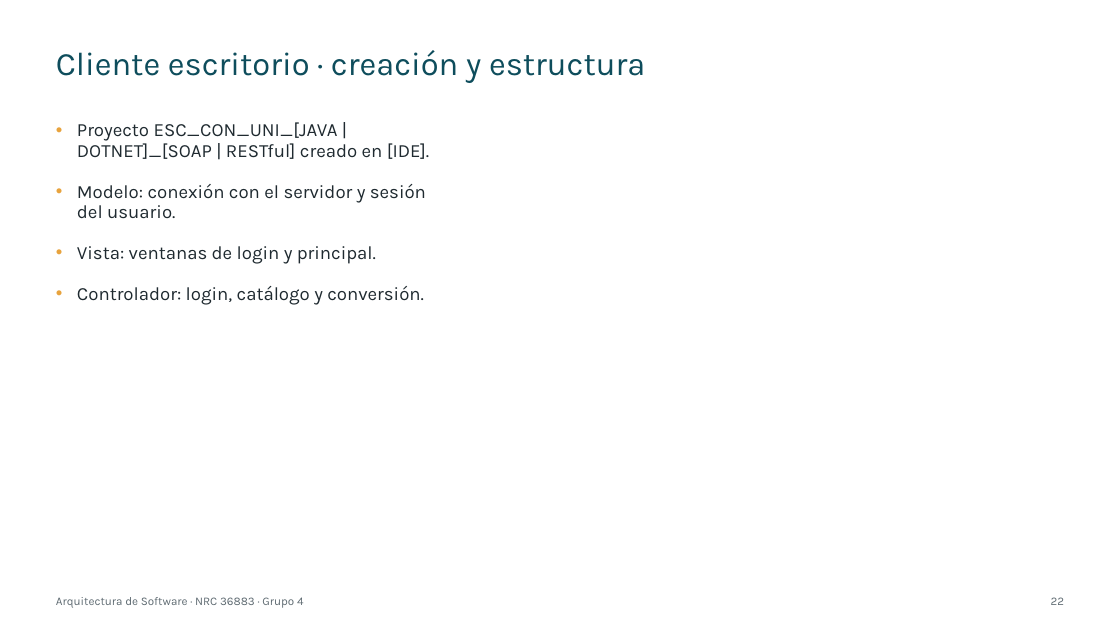
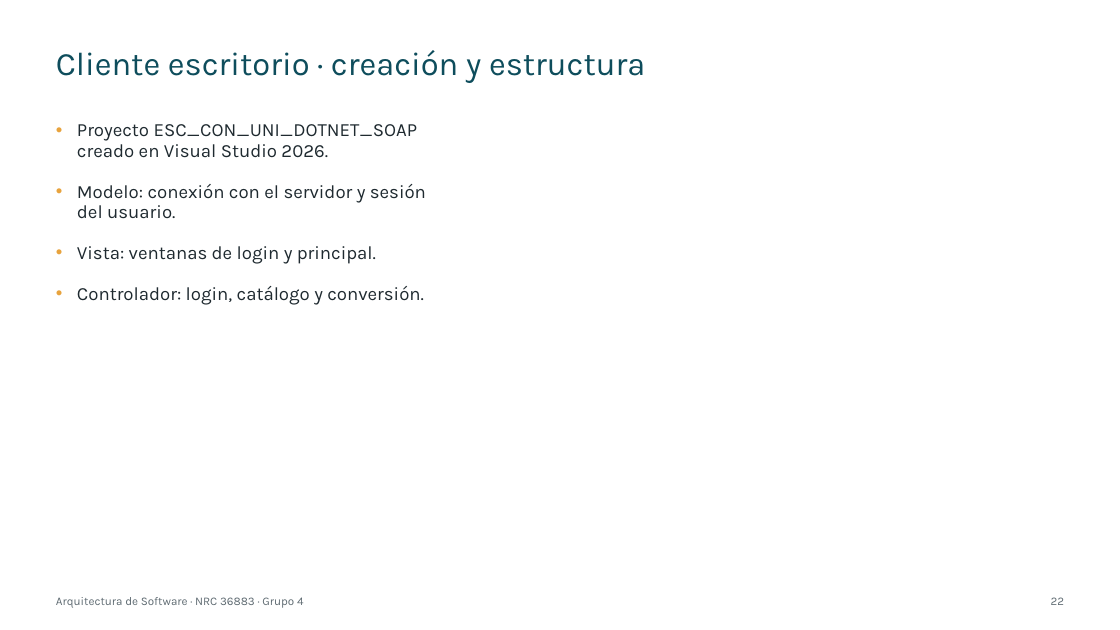
Before and after one commit to IMarcusDev/TI.1.2.-PAO202651_SOAP_DOTNET_SINBDD_NRC_36883_GR04, a slide deck: slide 22 of 05. DOCUMENTACION/PRESENTACION TI.1.2. SOAP sin BDD en DOTNET GR4.pptx. Drawn at 1120x630 pixels with LibreOffice and Linux fonts; fonts in the diff are those of the drawing. Boxes give left, top, right and bottom in pixels: in the first picture for what was removed or moved away, otherwise in the second. Text is boxed around its words. In the diff, an @@ line names an element or a change of style, - is before the commit and + after.

```diff
--- a/05. DOCUMENTACION/PRESENTACION TI.1.2. SOAP sin BDD en DOTNET GR4.pptx
+++ b/05. DOCUMENTACION/PRESENTACION TI.1.2. SOAP sin BDD en DOTNET GR4.pptx
@@ text at box(77, 124, 418, 158): text changed @@
-• Proyecto ESC_CON_UNI_[JAVA | DOTNET]_[SOAP | RESTful] creado en [IDE].
+• Proyecto ESC_CON_UNI_DOTNET_SOAP creado en Visual Studio 2026.
```
Also in this commit, not shown: 27 other slides changed.
